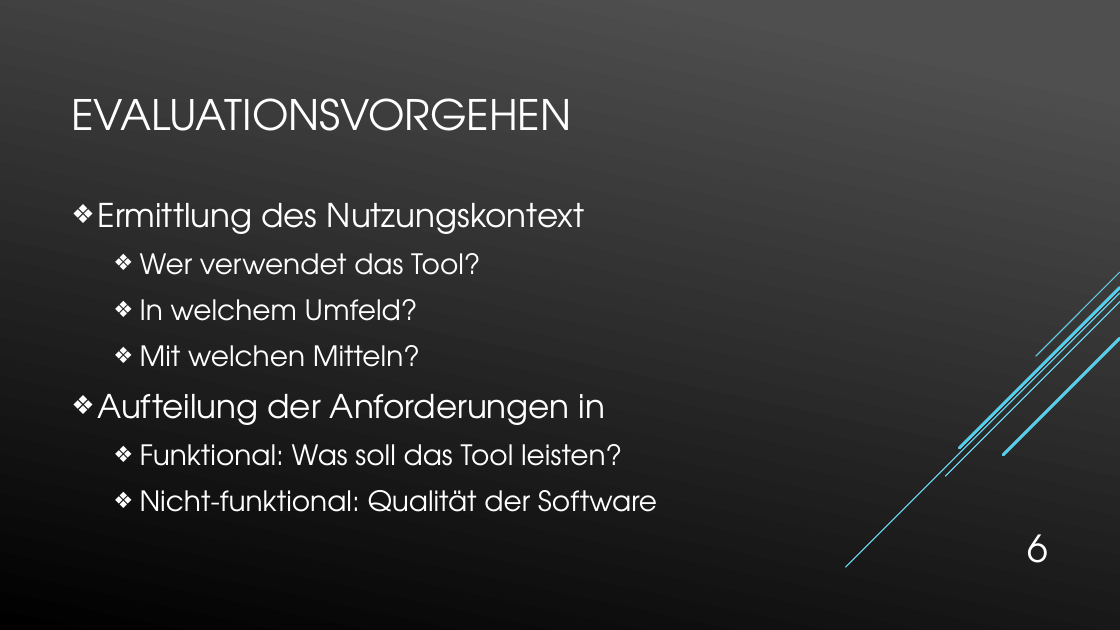
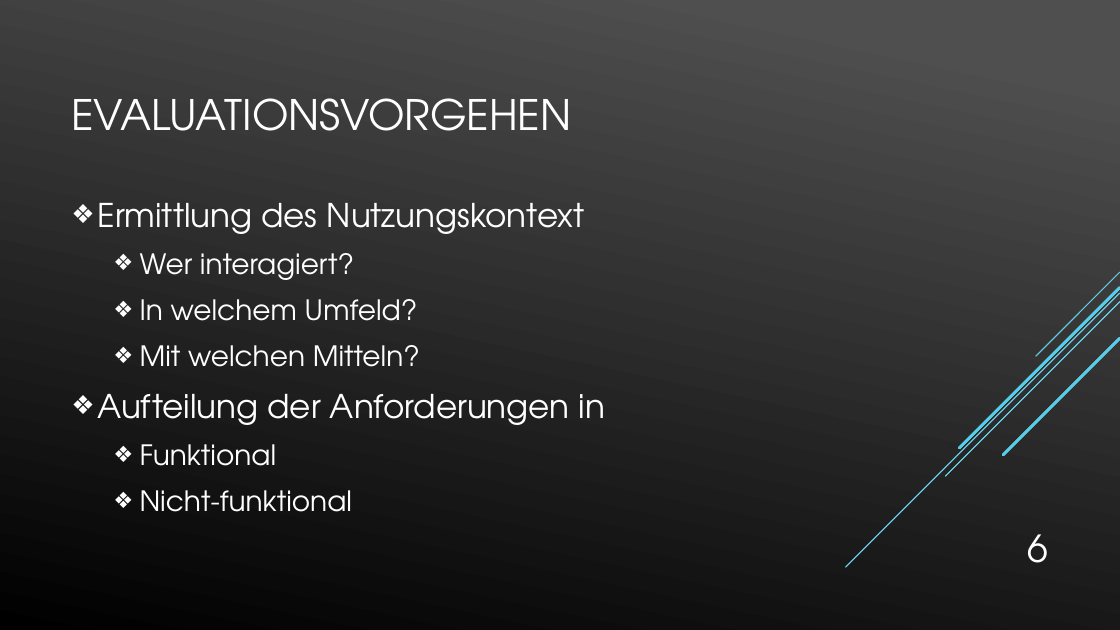
Before and after one commit to Tura92/Bachelorarbeit, a slide deck: slide 6 of Kolloquium Präsentation.pptx. Drawn at 1120x630 pixels with LibreOffice and Linux fonts; fonts in the diff are those of the drawing. Boxes give left, top, right and bottom in pixels: in the first picture for what was removed or moved away, otherwise in the second. Text is boxed around its words. In the diff, an @@ line names an element or a change of style, - is before the commit and + after.

```diff
--- a/Kolloquium Präsentation.pptx
+++ b/Kolloquium Präsentation.pptx
@@ text at (140, 253, 354, 280): text changed @@
-  ❖ Wer verwendet das Tool?
+  ❖ Wer interagiert?
@@ text at (140, 444, 352, 512): text changed @@
-  ❖ Funktional: Was soll das Tool leisten?
-  ❖ Nicht-funktional: Qualität der Software
+  ❖ Funktional
+  ❖ Nicht-funktional
```
Also in this commit, not shown: 5 other slides changed, 1 slide added, 3 other files.
